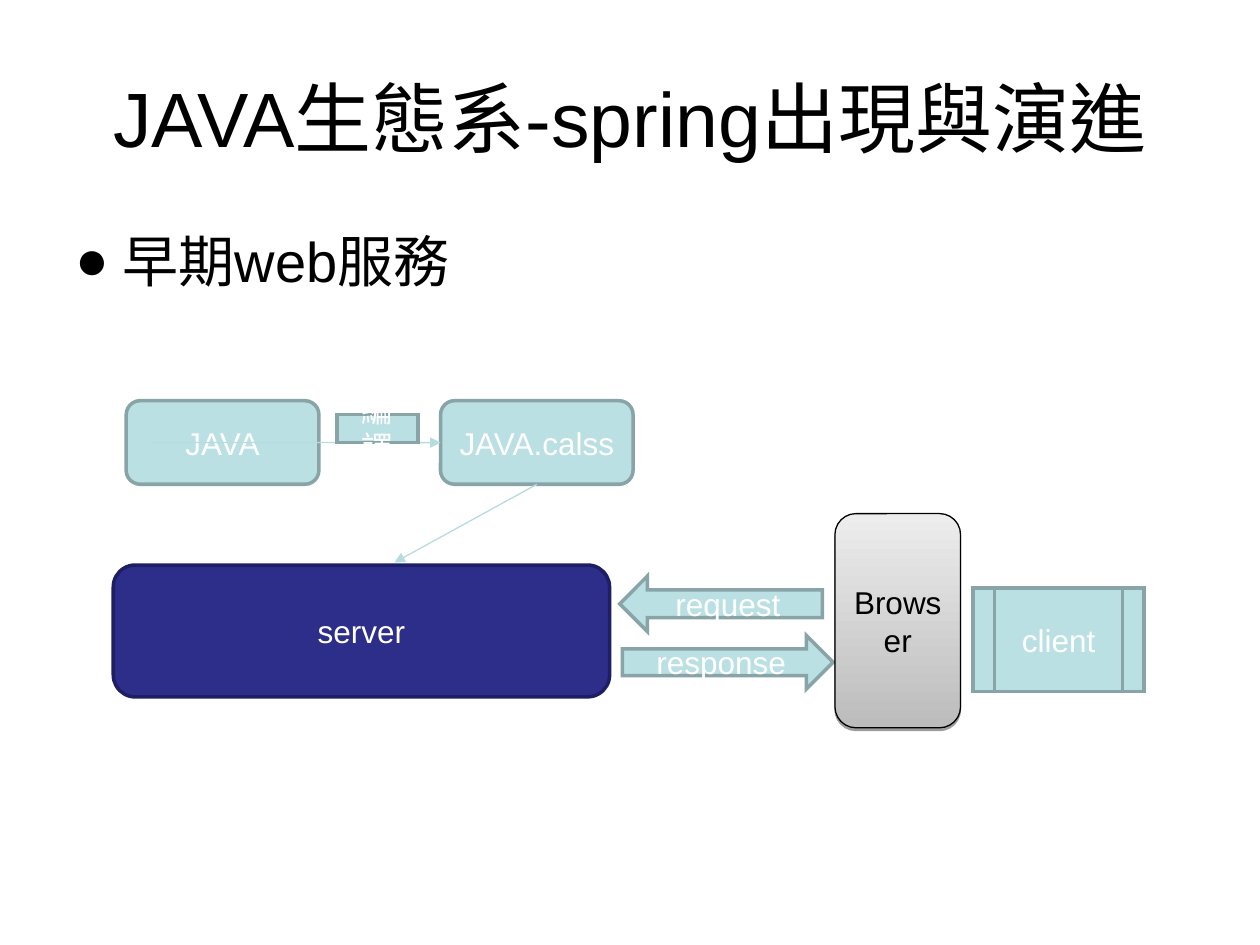
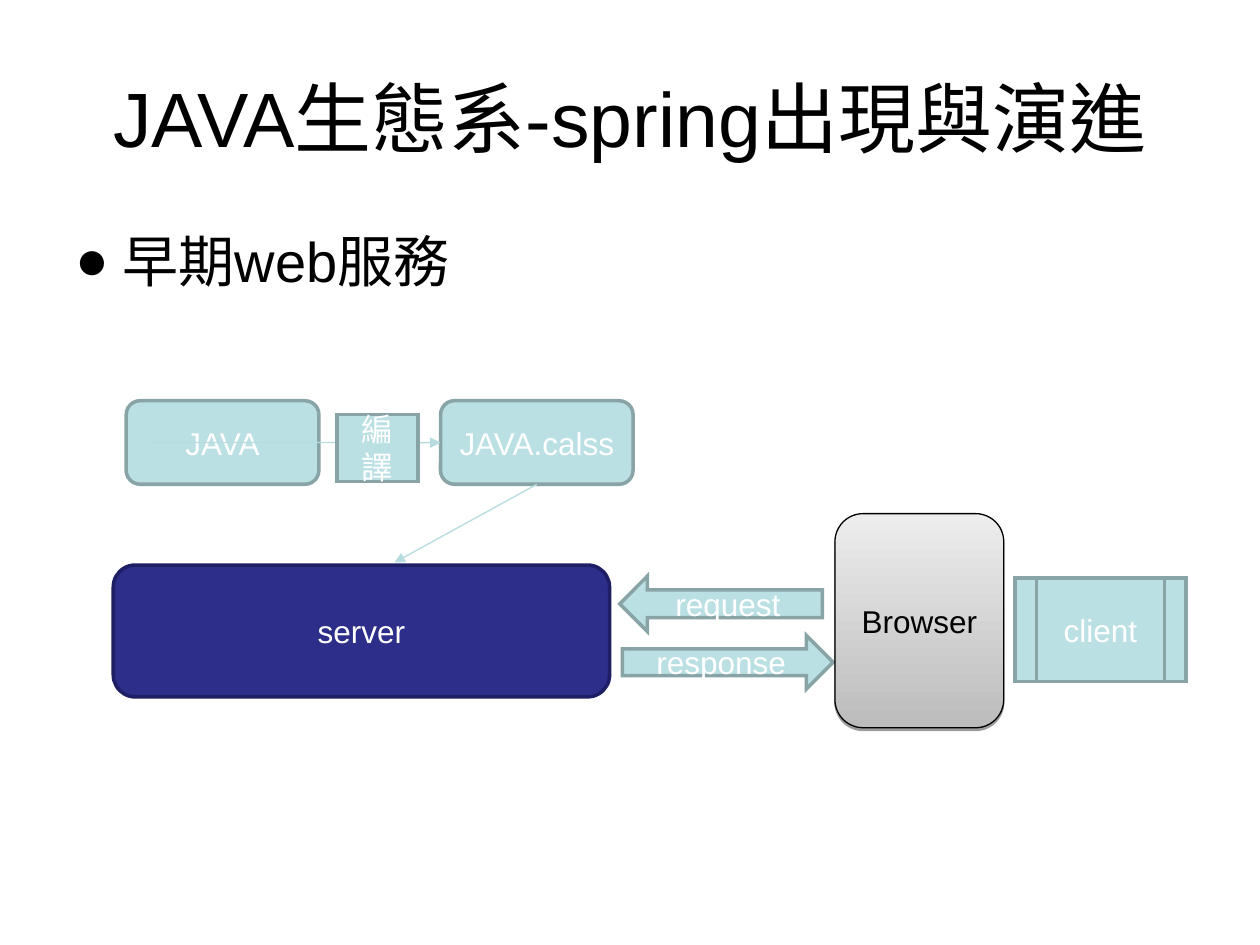
Before and after one commit to godman945/estore_sample, a slide deck: slide 13 of 20210128_t.ppt (slide 51 before the commit). Drawn at 1260x945 pixels with LibreOffice and Linux fonts; fonts in the diff are those of the drawing; background and template pictures are left out. Boxes give left, top, right and bottom in pixels: in the first picture for what was removed or moved away, otherwise in the second. Text is boxed around its words. In the diff, an @@ line names an element or a change of style, - is before the commit and + after.

```diff
--- a/20210128_t.ppt
+++ b/20210128_t.ppt
@@ rectangle "編譯": place and size @@
-rectangle "編譯" at <box>338,415,418,442</box>
+rectangle "編譯" at <box>338,415,418,481</box>
@@ freeform shape "Browser": place and size @@
-freeform shape "Browser" at <box>835,514,961,728</box>
+freeform shape "Browser" at <box>835,514,1004,728</box>
@@ flow chart predefined process "client": place and size @@
-flow chart predefined process "client" at <box>973,588,1144,692</box>
+flow chart predefined process "client" at <box>1016,578,1187,682</box>
```
Also in this commit, not shown: 4 other slides changed, 2 slides added, 40 slides removed, 1 other file.
